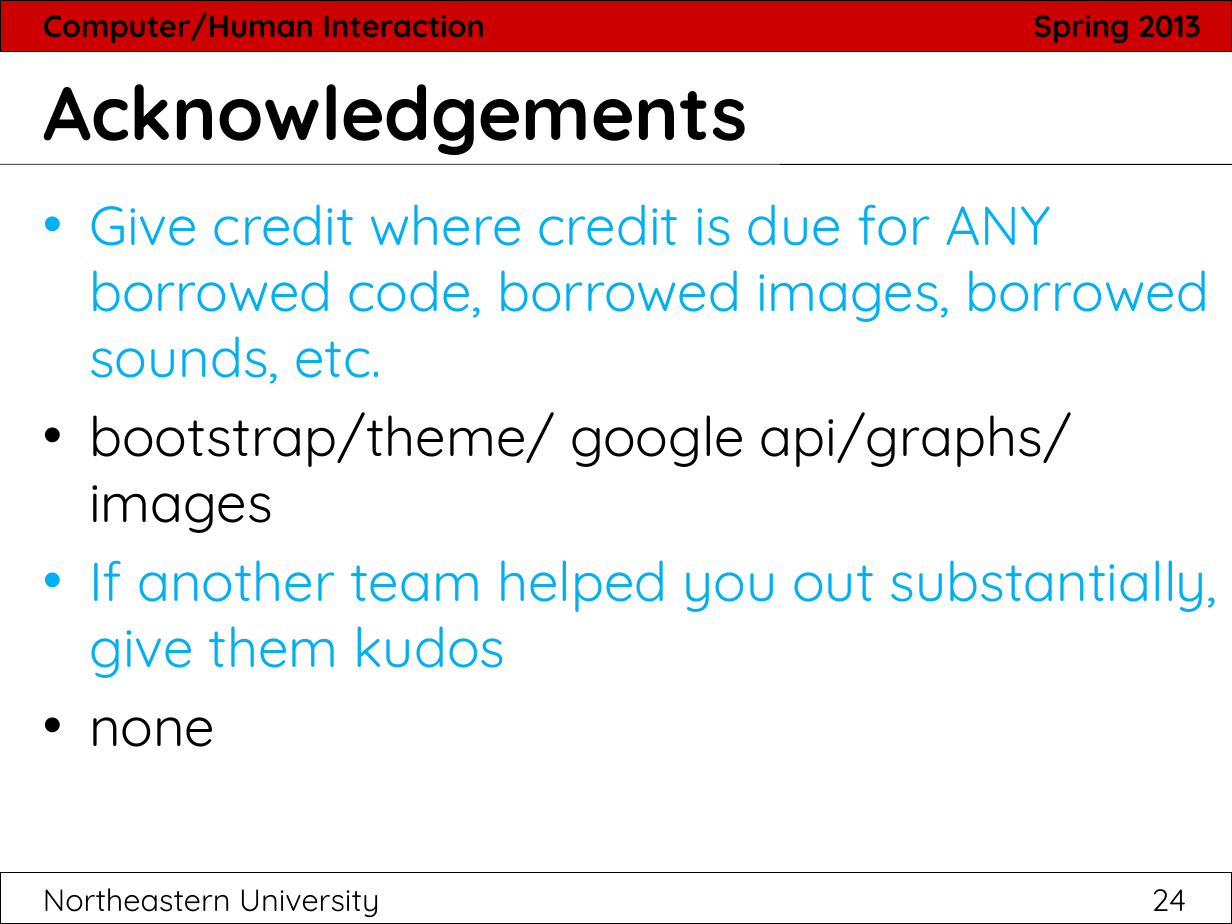
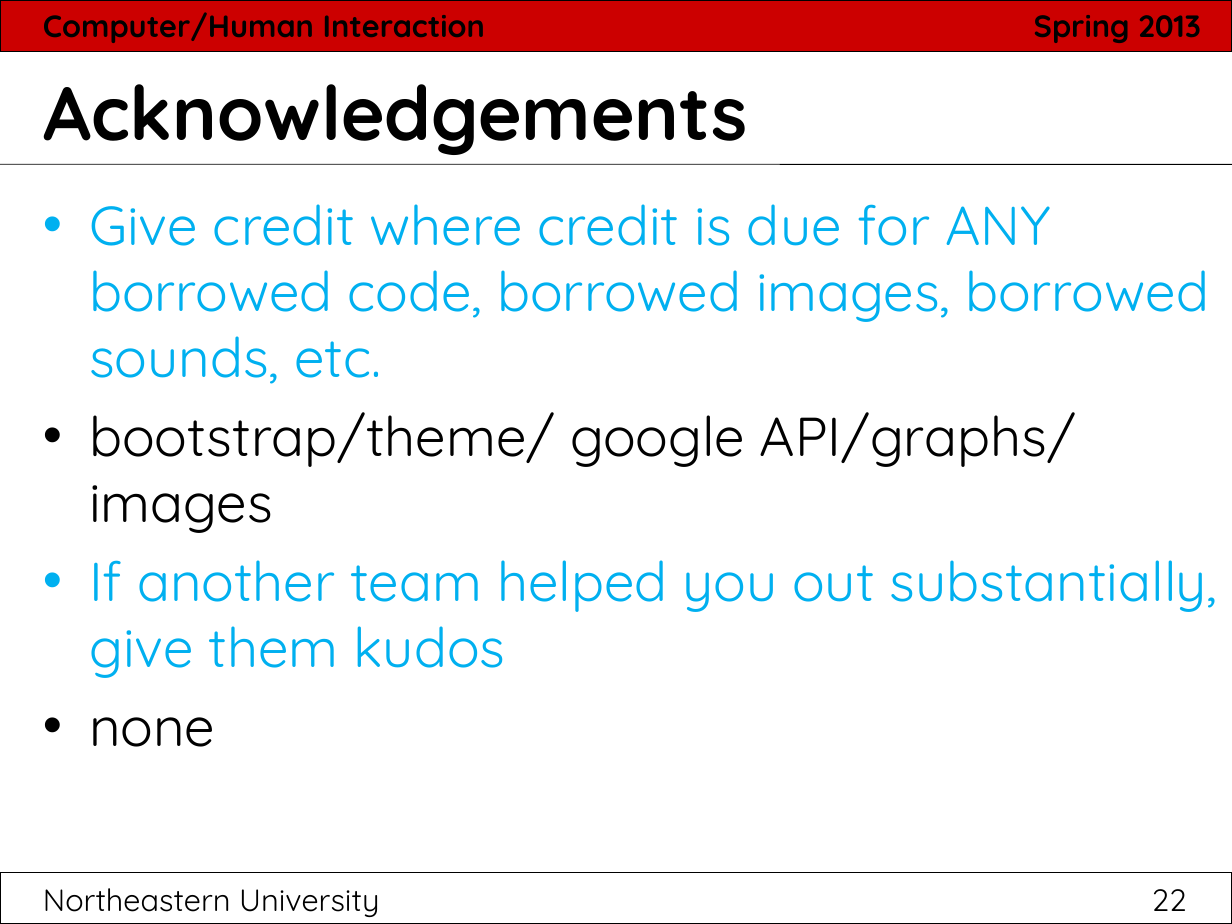
Before and after one commit to hci2014/sandbox, a slide deck: slide 22 of FinalPresentationTemplate.ppt (slide 24 before the commit). Drawn at 1232x924 pixels with LibreOffice and Linux fonts; fonts in the diff are those of the drawing. Boxes give left, top, right and bottom in pixels: in the first picture for what was removed or moved away, otherwise in the second. Text is boxed around its words. In the diff, an @@ line names an element or a change of style, - is before the commit and + after.

```diff
--- a/FinalPresentationTemplate.ppt
+++ b/FinalPresentationTemplate.ppt
@@ text at box(89, 412, 1076, 533): text changed @@
-• bootstrap/theme/ google api/graphs/ images
+• bootstrap/theme/ google API/graphs/ images
@@ page number at box(43, 888, 1187, 917): text changed @@
-Northeastern University 24
+Northeastern University 22
```
Also in this commit, not shown: 7 other slides changed, 8 slides added, 10 slides removed, 1 other file.
